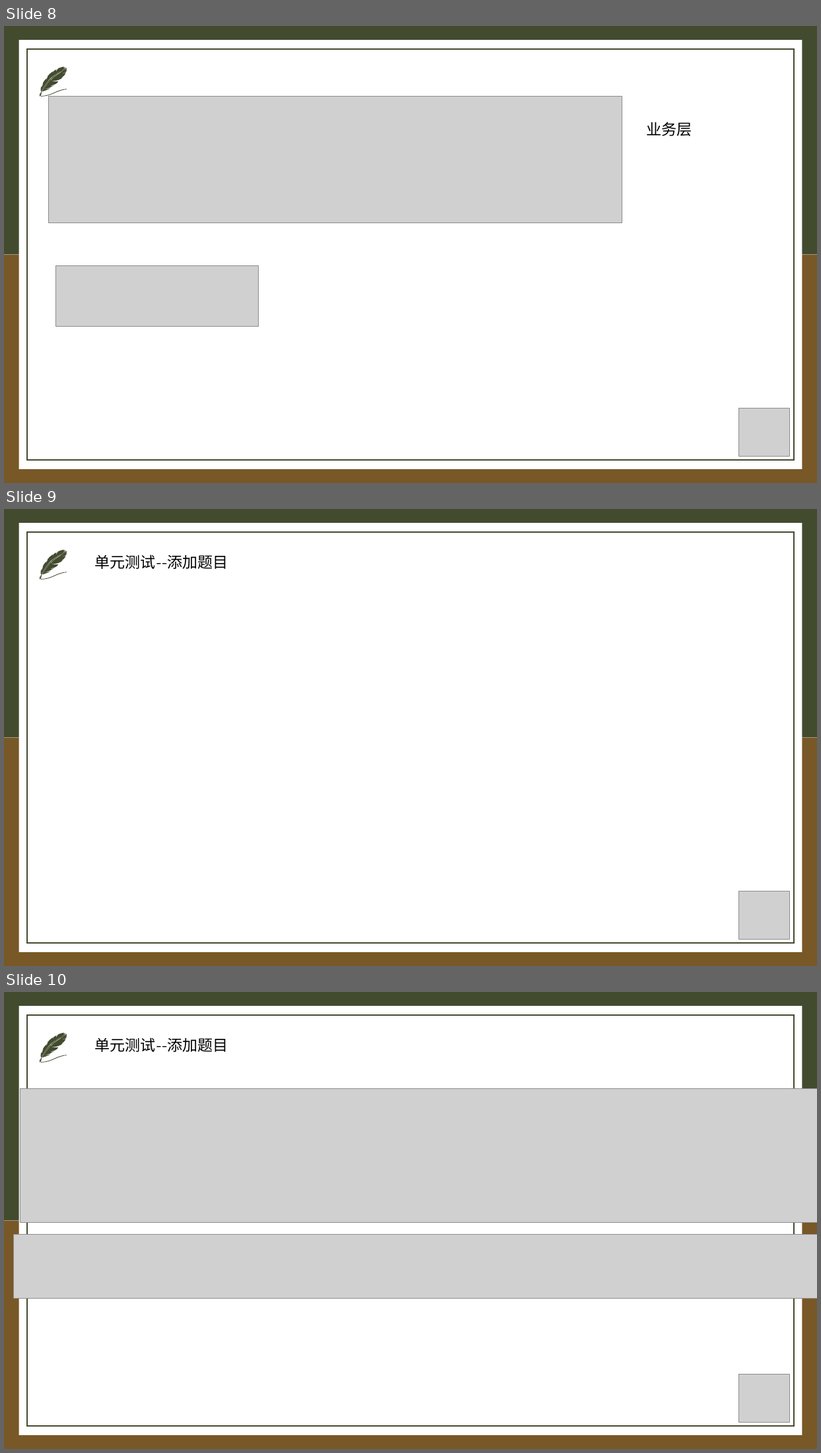
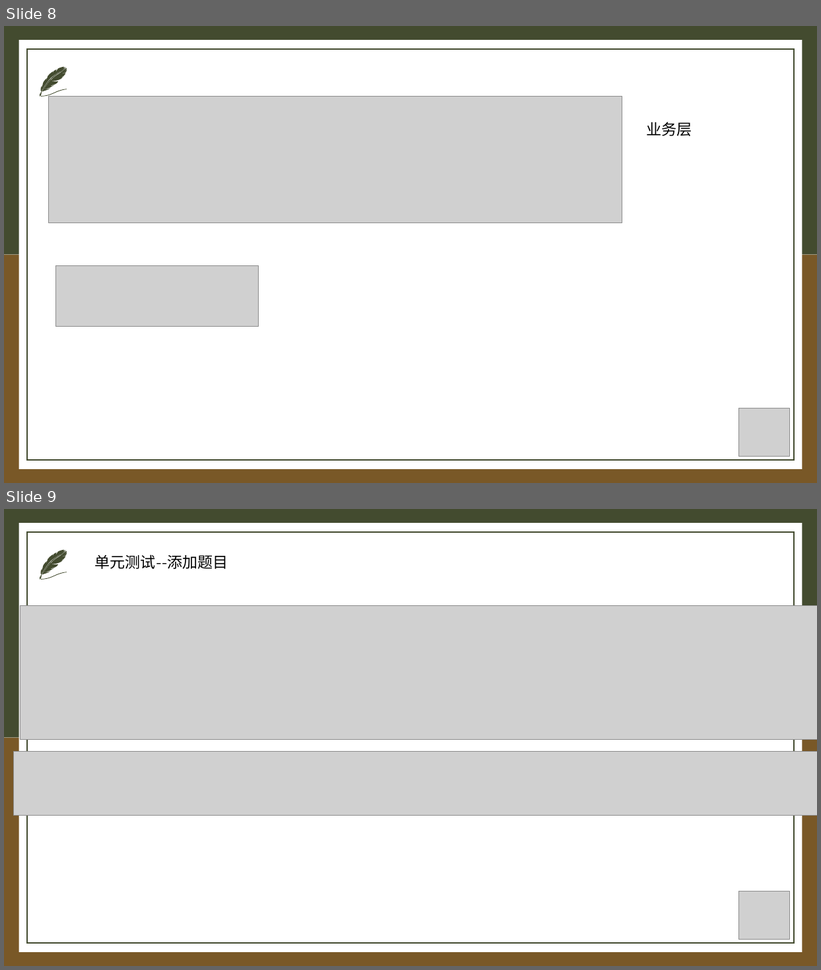
Before and after one commit to IHaoT/aishuati.document, a slide deck: SE2021-G003-实现/测试展示.pptx. Shown one above the other, each under a label of ours: slides 8, 9 and 10 before the commit, slides 8 and 9 after it. The pictures are 821x1453 and 821x970 pixels, drawn with LibreOffice and Linux fonts; fonts in the diff are those of the drawing; grey boxes stand for pictures. Boxes give left, top, right and bottom in pixels: in the first picture for what was removed or moved away, otherwise in the second. Text is boxed around its words. In the diff, an @@ line names an element or a change of style, - is before the commit and + after.

```diff
--- a/SE2021-G003-实现/测试展示.pptx
+++ b/SE2021-G003-实现/测试展示.pptx
@@ slide 9 removed at <box>4,509,817,966</box>, background #FFFFFF; not listed: 5 template elements that a slide beside it also shows @@
@@ text removed at <box>95,555,228,569</box> @@
-单元测试--添加题目
@@ picture removed at <box>739,891,789,940</box> @@
@@ what was slide 10 is now slide 9 @@
```
Also in this commit, not shown: 1 slide changed.
